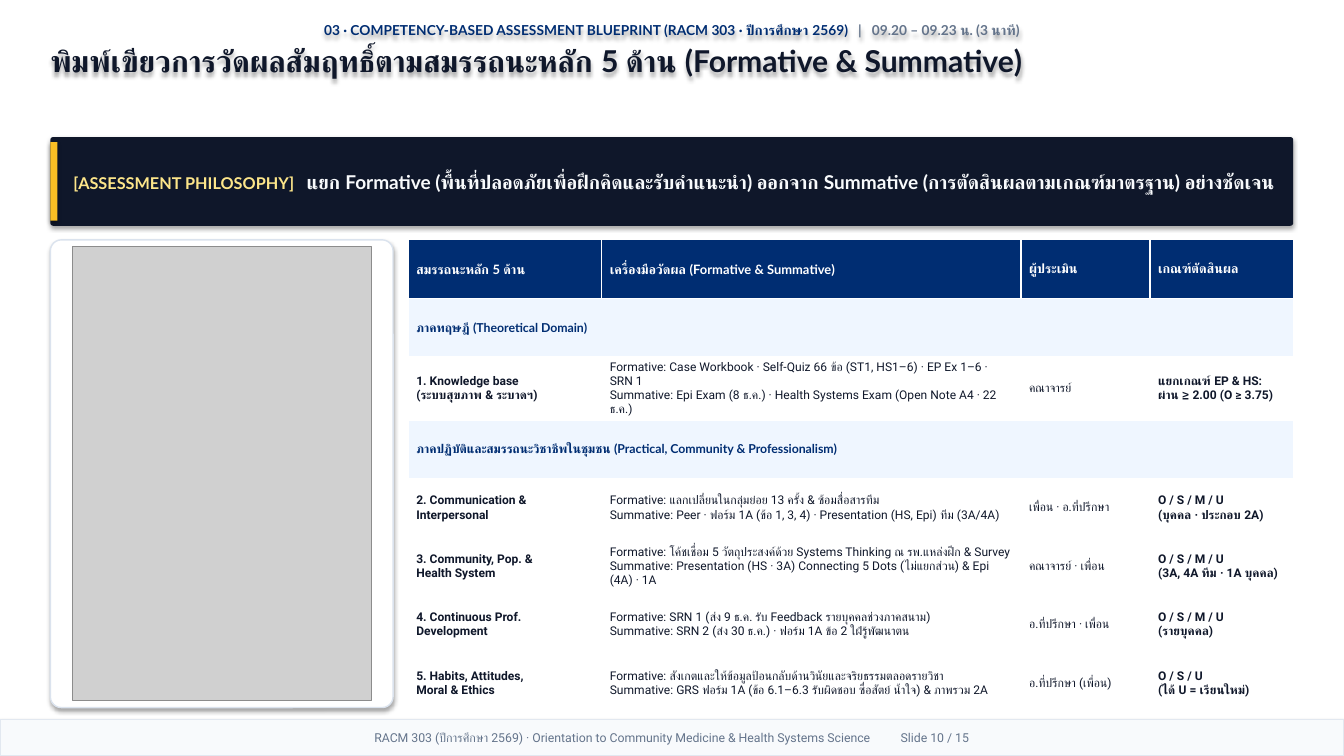
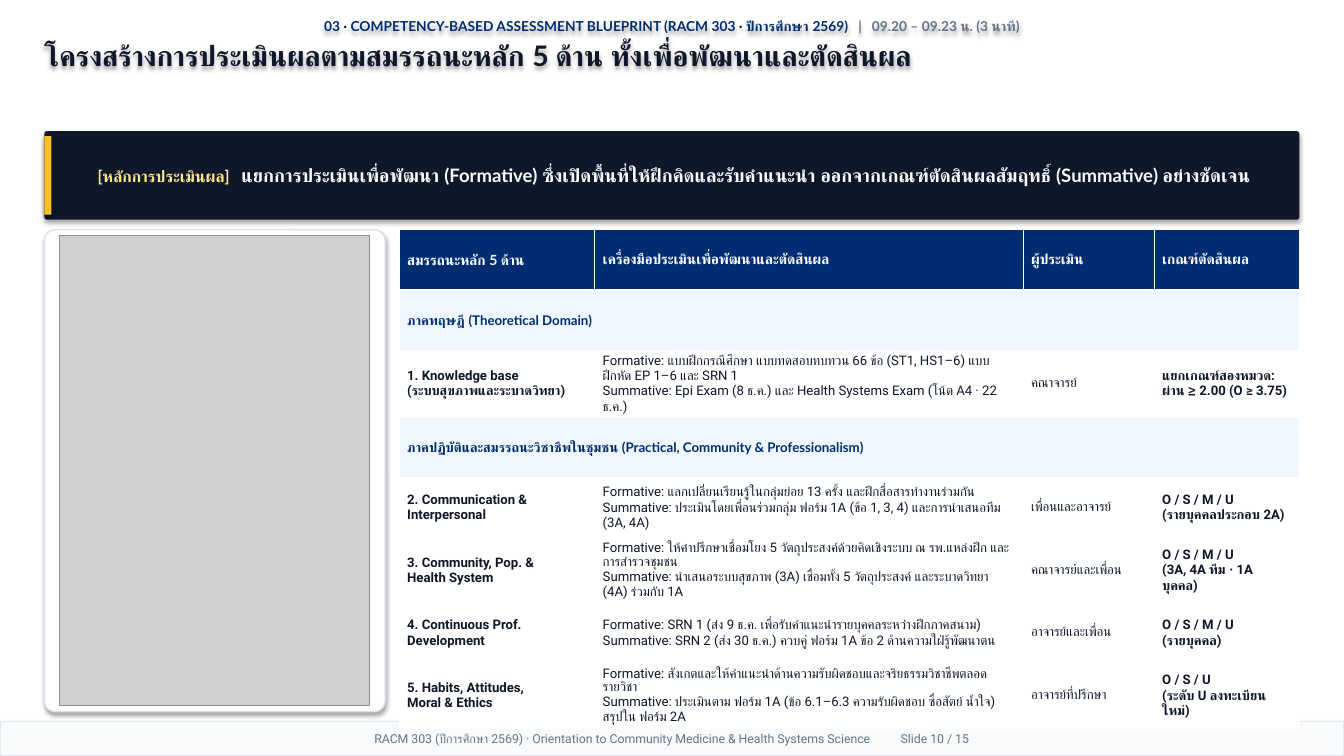
Before and after one commit to smartwoo/racm303-2569, a slide deck: slide 10 of exports/pptx/RACM303_2569_Orientation_Slides.pptx. Drawn at 1344x756 pixels with LibreOffice and Linux fonts; fonts in the diff are those of the drawing; grey boxes stand for pictures. Boxes give left, top, right and bottom in pixels: in the first picture for what was removed or moved away, otherwise in the second. Text is boxed around its words. In the diff, an @@ line names an element or a change of style, - is before the commit and + after.

```diff
--- a/exports/pptx/RACM303_2569_Orientation_Slides.pptx
+++ b/exports/pptx/RACM303_2569_Orientation_Slides.pptx
@@ text at <box>44,44,911,68</box>: text changed; size 21.5 to 20.2 pt @@
-พิมพ์เขียวการวัดผลสัมฤทธิ์ตามสมรรถนะหลัก 5 ด้าน (Formative & Summative)
+โครงสร้างการประเมินผลตามสมรรถนะหลัก 5 ด้าน ทั้งเพื่อพัฒนาและตัดสินผล
@@ rectangle: place and size @@
-rectangle at <box>50,142,57,221</box>
+rectangle at <box>44,136,51,215</box>
@@ rounded rectangle "[หลักการประเมินผล] แยกการประเมินเพื่อพัฒนา (Formative) ซึ่งเ ...": place and size @@
-rounded rectangle "[หลักการประเมินผล] แยกการประเมินเพื่อพัฒนา (Formative) ซึ่งเ ..." at <box>50,137,1294,226</box>
+rounded rectangle "[หลักการประเมินผล] แยกการประเมินเพื่อพัฒนา (Formative) ซึ่งเ ..." at <box>44,131,1300,220</box>
@@ text in rounded rectangle at <box>98,167,1250,186</box>: text changed; size 13.6 to 13.2 pt @@
-[ASSESSMENT PHILOSOPHY] แยก Formative (พื้นที่ปลอดภัยเพื่อฝึกคิดและรับคำแนะนำ) ออกจาก Summative (การตัดสินผลตามเกณฑ์มาตรฐาน) อย่างชัดเจน
+[หลักการประเมินผล] แยกการประเมินเพื่อพัฒนา (Formative) ซึ่งเปิดพื้นที่ให้ฝึกคิดและรับคำแนะนำ ออกจากเกณฑ์ตัดสินผลสัมฤทธิ์ (Summative) อย่างชัดเจน
@@ rounded rectangle: place and size @@
-rounded rectangle at <box>50,240,393,708</box>
+rounded rectangle at <box>44,230,385,712</box>
@@ picture: place and size @@
-picture at <box>73,247,372,701</box>
+picture at <box>59,236,370,706</box>
@@ table at <box>399,230,1300,729</box> @@
-row 1, column 2: เครื่องมือวัดผล (Formative & Summative)
+row 1, column 2: เครื่องมือประเมินเพื่อพัฒนาและตัดสินผล
-row 3: 1. Knowledge base (ระบบสุขภาพ & ระบาดฯ) | Formative: Case Workbook · Self-Quiz 66 ข้อ (ST1, HS1–6) · EP Ex 1–6 · SRN 1 Summative: Epi Exam (8 ธ.ค.) · Health Systems Exam (Open Note A4 · 22 ธ.ค.) | คณาจารย์ | แยกเกณฑ์ EP & HS: ผ่าน ≥ 2.00 (O ≥ 3.75)
+row 3: 1. Knowledge base (ระบบสุขภาพและระบาดวิทยา) | Formative: แบบฝึกกรณีศึกษา แบบทดสอบทบทวน 66 ข้อ (ST1, HS1–6) แบบฝึกหัด EP 1–6 และ SRN 1 Summative: Epi Exam (8 ธ.ค.) และ Health Systems Exam (โน้ต A4 · 22 ธ.ค.) | คณาจารย์ | แยกเกณฑ์สองหมวด: ผ่าน ≥ 2.00 (O ≥ 3.75)
-row 5: 2. Communication & Interpersonal | Formative: แลกเปลี่ยนในกลุ่มย่อย 13 ครั้ง & ซ้อมสื่อสารทีม Summative: Peer · ฟอร์ม 1A (ข้อ 1, 3, 4) · Presentation (HS, Epi) ทีม (3A/4A) | เพื่อน · อ.ที่ปรึกษา | O / S / M / U (บุคคล · ประกอบ 2A)
+row 5: 2. Communication & Interpersonal | Formative: แลกเปลี่ยนเรียนรู้ในกลุ่มย่อย 13 ครั้ง และฝึกสื่อสารทำงานร่วมกัน Summative: ประเมินโดยเพื่อนร่วมกลุ่ม ฟอร์ม 1A (ข้อ 1, 3, 4) และการนำเสนอทีม (3A, 4A) | เพื่อนและอาจารย์ | O / S / M / U (รายบุคคลประกอบ 2A)
-row 6, column 2: Formative: โค้ชเชื่อม 5 วัตถุประสงค์ด้วย Systems Thinking ณ รพ.แหล่งฝึก & Survey Summative: Presentation (HS · 3A) Connecting 5 Dots (ไม่แยกส่วน) & Epi (4A) · 1A
+row 6, column 2: Formative: ให้คำปรึกษาเชื่อมโยง 5 วัตถุประสงค์ด้วยคิดเชิงระบบ ณ รพ.แหล่งฝึก และการสำรวจชุมชน Summative: นำเสนอระบบสุขภาพ (3A) เชื่อมทั้ง 5 วัตถุประสงค์ และระบาดวิทยา (4A) ร่วมกับ 1A
-row 6, column 3: คณาจารย์ · เพื่อน
+row 6, column 3: คณาจารย์และเพื่อน
-row 7, column 2: Formative: SRN 1 (ส่ง 9 ธ.ค. รับ Feedback รายบุคคลช่วงภาคสนาม) Summative: SRN 2 (ส่ง 30 ธ.ค.) · ฟอร์ม 1A ข้อ 2 ใฝ่รู้พัฒนาตน
+row 7, column 2: Formative: SRN 1 (ส่ง 9 ธ.ค. เพื่อรับคำแนะนำรายบุคคลระหว่างฝึกภาคสนาม) Summative: SRN 2 (ส่ง 30 ธ.ค.) ควบคู่ ฟอร์ม 1A ข้อ 2 ด้านความใฝ่รู้พัฒนาตน
-row 7, column 3: อ.ที่ปรึกษา · เพื่อน
+row 7, column 3: อาจารย์และเพื่อน
-row 8: 5. Habits, Attitudes, Moral & Ethics | Formative: สังเกตและให้ข้อมูลป้อนกลับด้านวินัยและจริยธรรมตลอดรายวิชา Summative: GRS ฟอร์ม 1A (ข้อ 6.1–6.3 รับผิดชอบ ซื่อสัตย์ น้ำใจ) & ภาพรวม 2A | อ.ที่ปรึกษา (เพื่อน) | O / S / U (ได้ U = เรียนใหม่)
+row 8: 5. Habits, Attitudes, Moral & Ethics | Formative: สังเกตและให้คำแนะนำด้านความรับผิดชอบและจริยธรรมวิชาชีพตลอดรายวิชา Summative: ประเมินตาม ฟอร์ม 1A (ข้อ 6.1–6.3 ความรับผิดชอบ ซื่อสัตย์ น้ำใจ) สรุปใน ฟอร์ม 2A | อาจารย์ที่ปรึกษา | O / S / U (ระดับ U ลงทะเบียนใหม่)
@@ size 9.2 to 10 pt in "สมรรถนะหลัก 5 ด้าน", "ผู้ประเมิน", "เกณฑ์ตัดสินผล" @@
@@ size 8.8 to 9.5 pt in "ภาคทฤษฎี (Theoretical Domain)", "ภาคปฏิบัติและสมรรถนะวิชาชีพในชุมชน (Practical, Community & P ..." @@
@@ size 8.6 to 9.4 pt in "คณาจารย์", "2. Communication & Interpersonal", "3. Community, Pop. & Health System", "O / S / M / U ..." and 3 more places @@
@@ table: place and size @@
-table at <box>408,240,1294,708</box>
+table at <box>399,230,1300,729</box>
```
Also in this commit, not shown: 13 other slides changed, 1 slide added, 1 slide removed, 5 other files.
